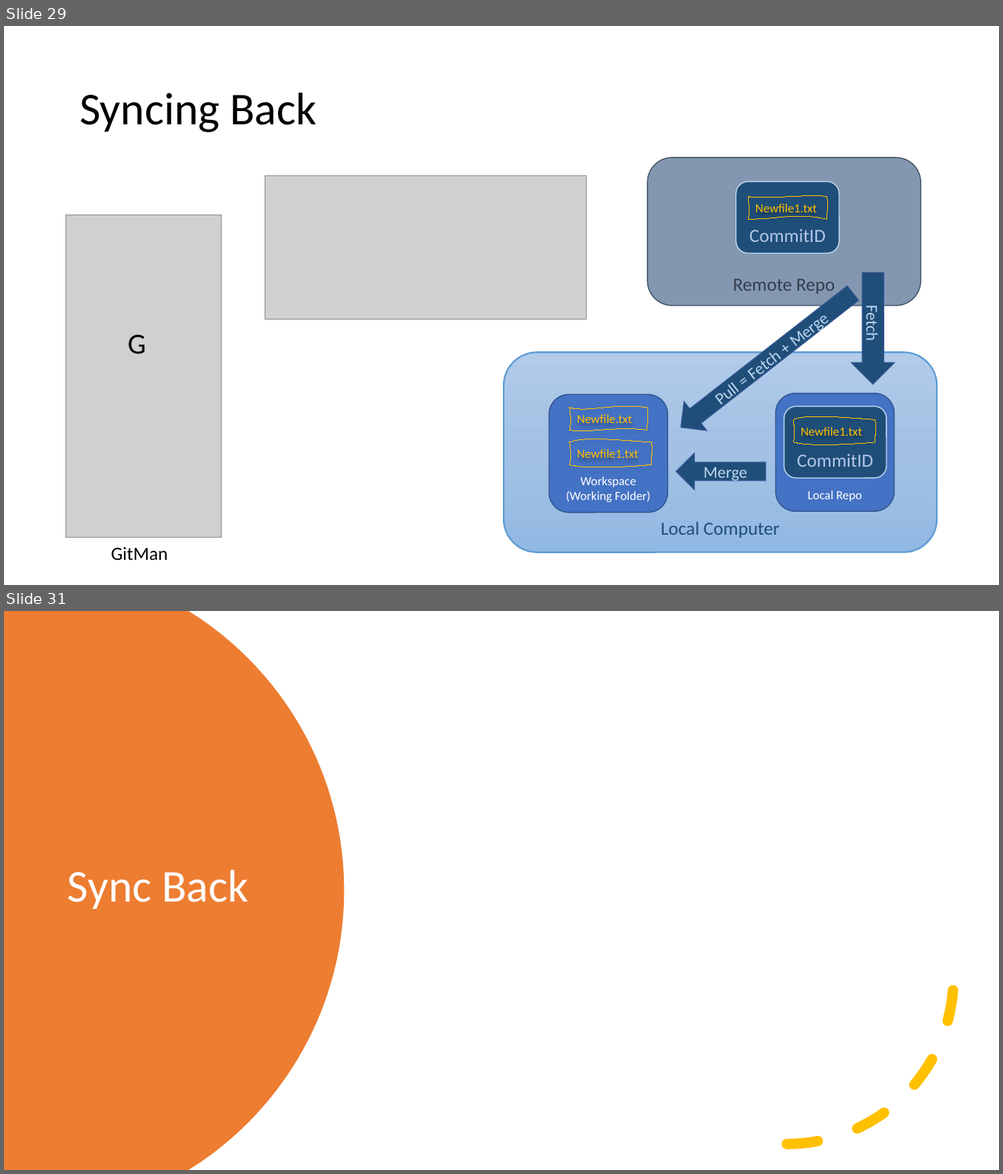
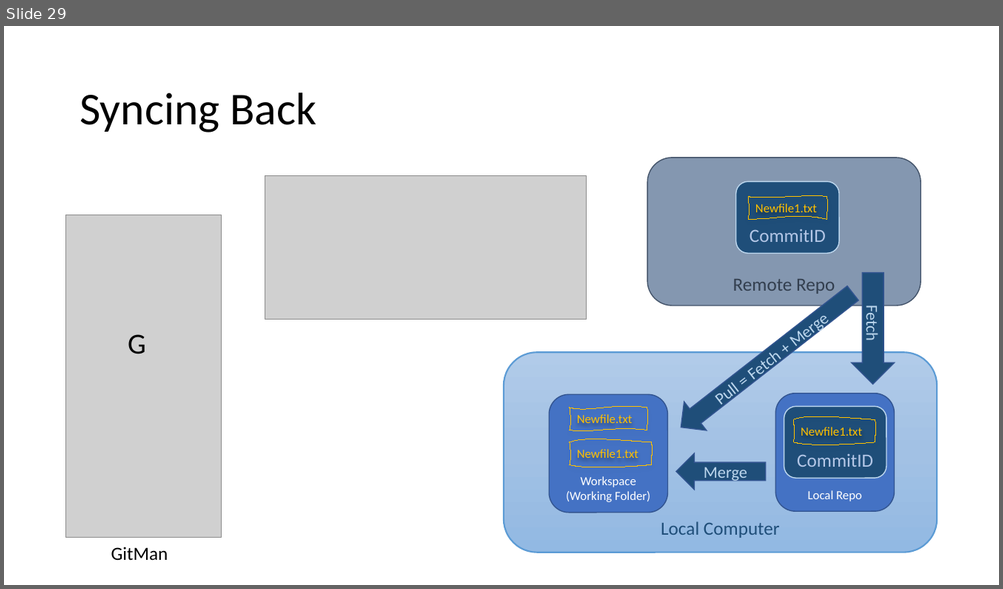
Before and after one commit to LearnWithCSA/GitWorkshop, a slide deck: SlideDeck/Git for Infra.pptx. Shown one above the other, each under a label of ours: slides 29 and 31 before the commit, slide 29 after it; the slides between them are not shown. The pictures are 1003x1174 and 1003x589 pixels, drawn with LibreOffice and Linux fonts; fonts in the diff are those of the drawing; grey boxes stand for pictures. Boxes give left, top, right and bottom in pixels: in the first picture for what was removed or moved away, otherwise in the second. Text is boxed around its words. In the diff, an @@ line names an element or a change of style, - is before the commit and + after.

```diff
--- a/SlideDeck/Git for Infra.pptx
+++ b/SlideDeck/Git for Infra.pptx
@@ slide 31 removed at (x1=4, y1=611, x2=999, y2=1170), background #FFFFFF @@
@@ freeform shape removed at (x1=4, y1=611, x2=344, y2=1170) @@
@@ arc (boxed as its full ellipse) removed at (x1=620, y1=812, x2=954, y2=1145) @@
@@ title removed at (x1=68, y1=870, x2=248, y2=909) @@
-Sync Back
```
Also in this commit, not shown: 4 slides changed, 11 slides added, 2 other files.
